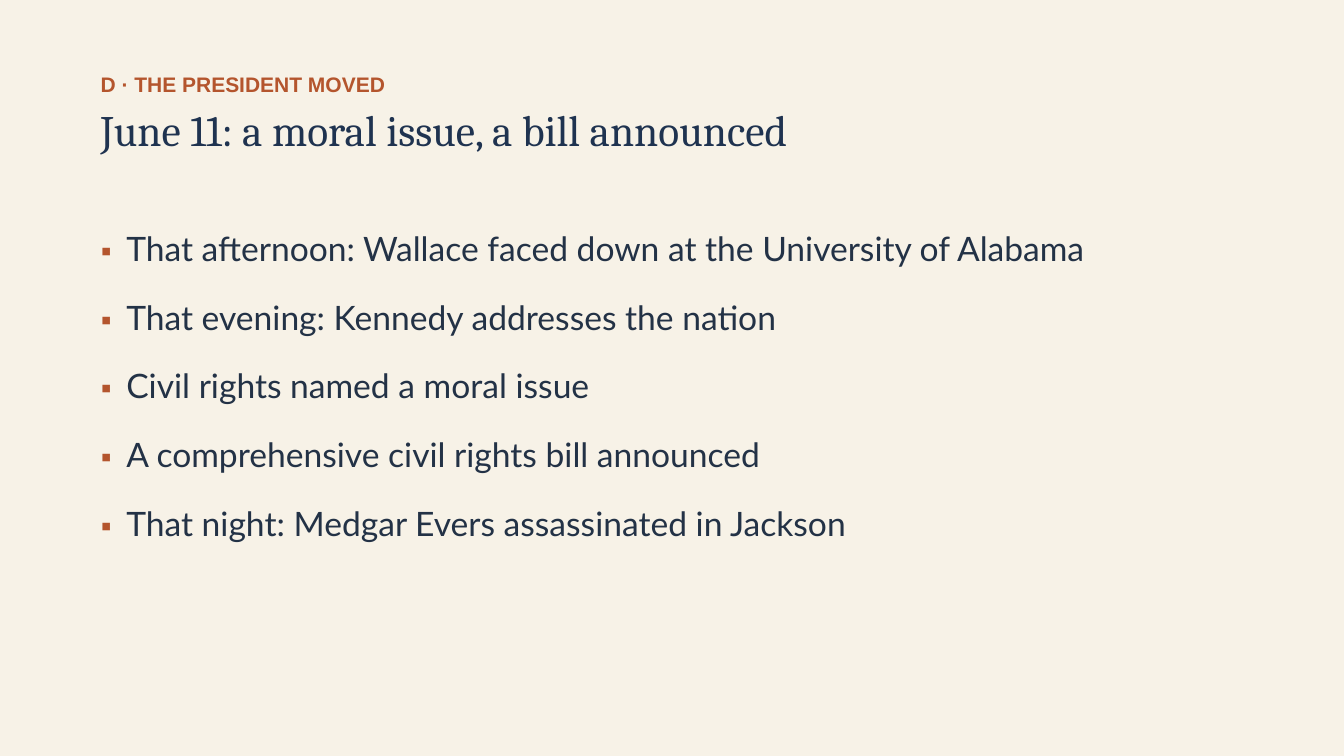
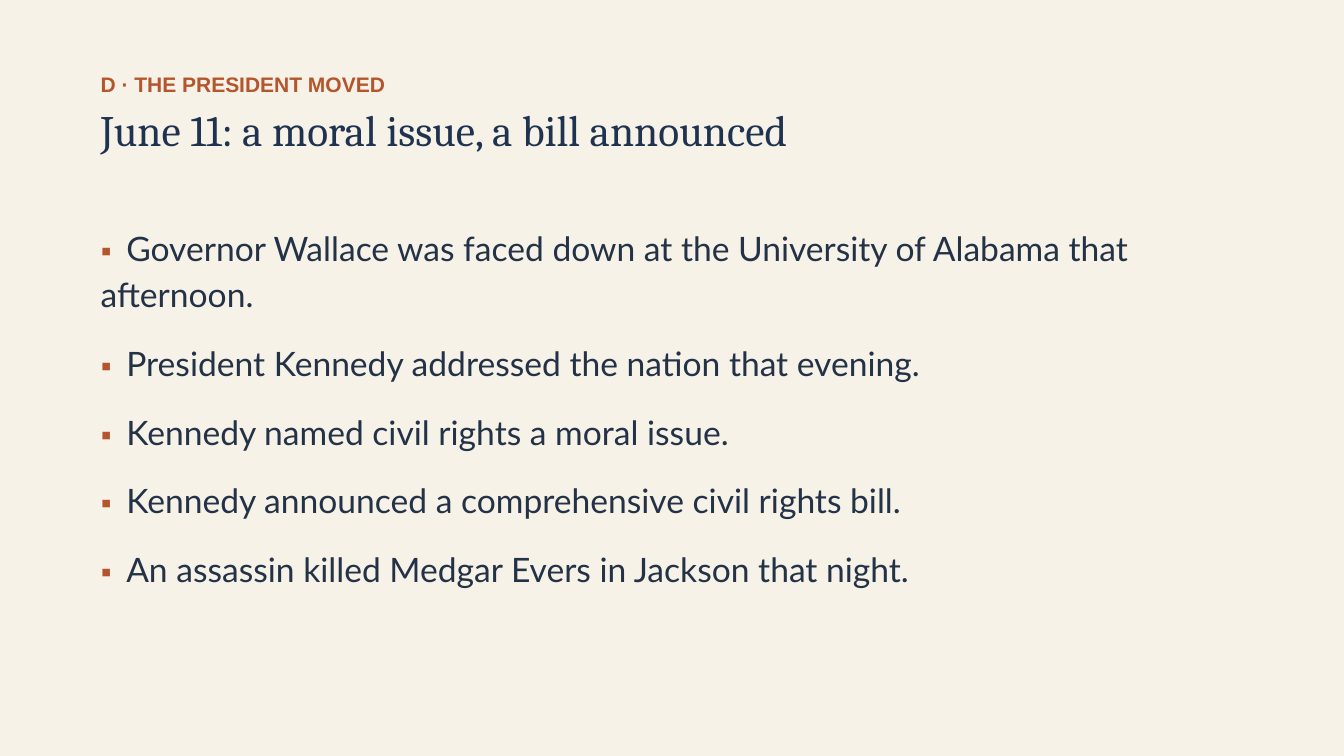
Before and after one commit to ab17gthb/humanities-curriculum-group, a slide deck: slide 12 of civil-rights/lesson-05/lesson-05-slides.pptx. Drawn at 1344x756 pixels with LibreOffice and Linux fonts; fonts in the diff are those of the drawing. Boxes give left, top, right and bottom in pixels: in the first picture for what was removed or moved away, otherwise in the second. Text is boxed around its words. In the diff, an @@ line names an element or a change of style, - is before the commit and + after.

Commit message:
Rollout: Civil Rights L5 reworked and live (Birmingham and the March on Washington)

```diff
--- a/civil-rights/lesson-05/lesson-05-slides.pptx
+++ b/civil-rights/lesson-05/lesson-05-slides.pptx
@@ text at <box>101,236,1128,588</box>: text changed @@
-▪ That afternoon: Wallace faced down at the University of Alabama
-▪ That evening: Kennedy addresses the nation
-▪ Civil rights named a moral issue
-▪ A comprehensive civil rights bill announced
-▪ That night: Medgar Evers assassinated in Jackson
+▪ Governor Wallace was faced down at the University of Alabama that afternoon.
+▪ President Kennedy addressed the nation that evening.
+▪ Kennedy named civil rights a moral issue.
+▪ Kennedy announced a comprehensive civil rights bill.
+▪ An assassin killed Medgar Evers in Jackson that night.
```
Also in this commit, not shown: 9 other slides changed, 6 other files.
